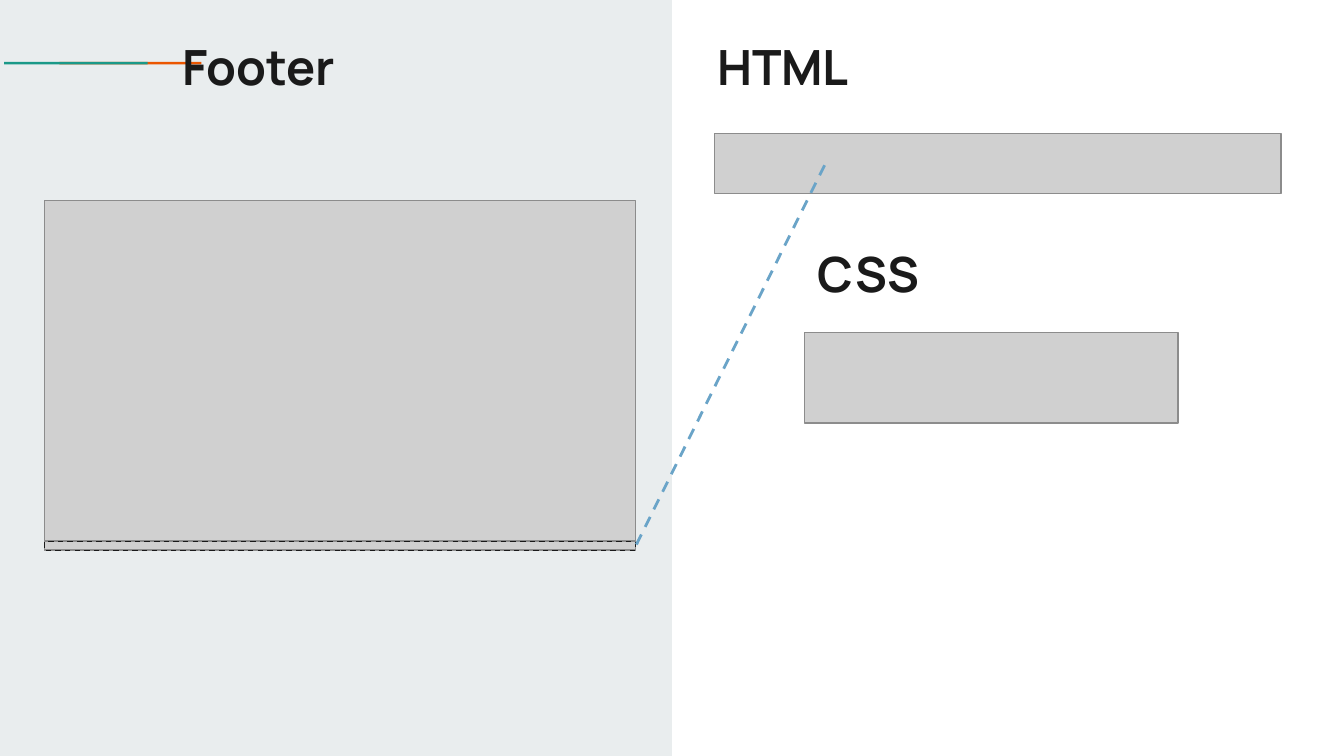
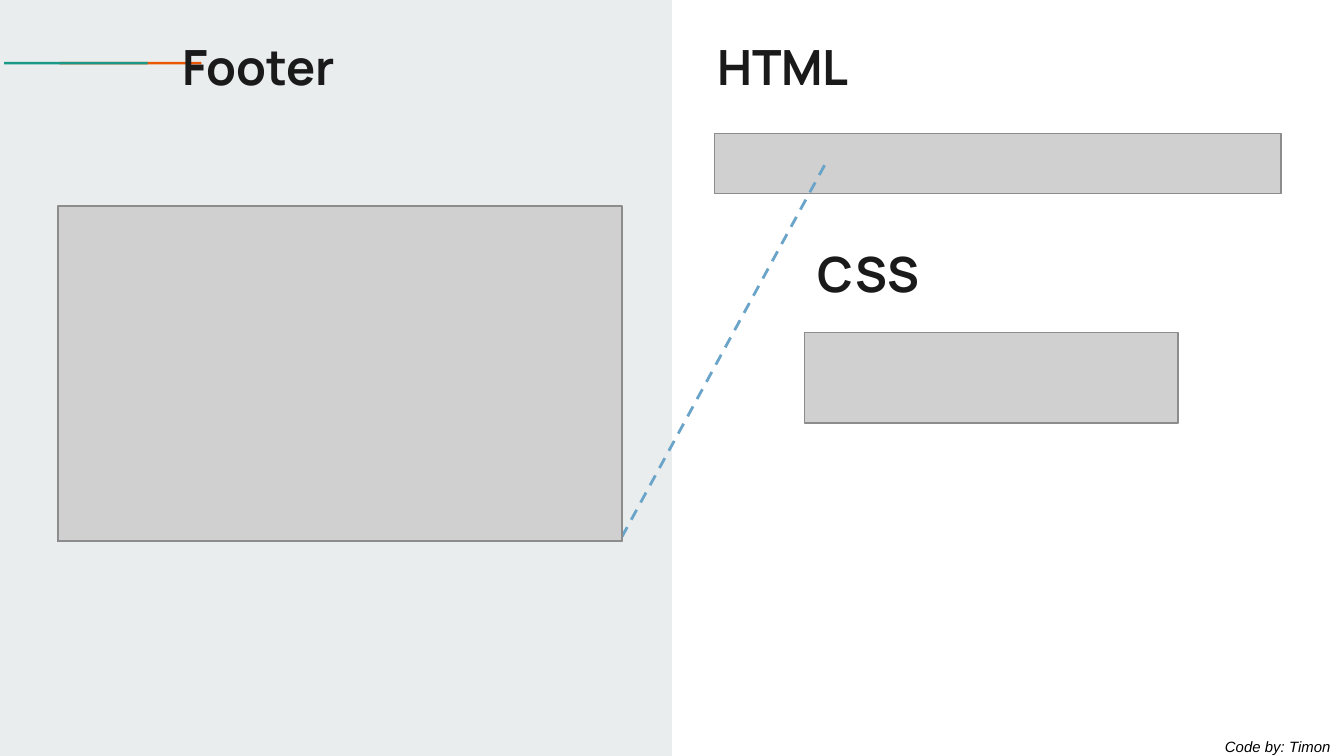
Before and after one commit to jantiegges/AWSys, a slide deck: slide 22 of HA 01/WhatsChat_1.pptx. Drawn at 1344x756 pixels with LibreOffice and Linux fonts; fonts in the diff are those of the drawing; grey boxes stand for pictures. Boxes give left, top, right and bottom in pixels: in the first picture for what was removed or moved away, otherwise in the second. Text is boxed around its words. In the diff, an @@ line names an element or a change of style, - is before the commit and + after.

```diff
--- a/HA 01/WhatsChat_1.pptx
+++ b/HA 01/WhatsChat_1.pptx
@@ line moved from (825, 165) - (636, 546) to (825, 165) - (622, 536) @@
@@ picture: place and size @@
-picture at [44, 200, 636, 551]
+picture at [58, 206, 622, 540]
@@ picture: place and size @@
-picture at [44, 542, 636, 551]
+picture at [58, 532, 622, 542]
@@ rectangle: place and size @@
-rectangle at [44, 542, 636, 551]
+rectangle at [58, 532, 622, 542]
@@ text added at [1225, 741, 1330, 755], 8 pt, text #000000, italic @@
+Code by: Timon
```
Also in this commit, not shown: 18 other slides changed, 1 other file.
